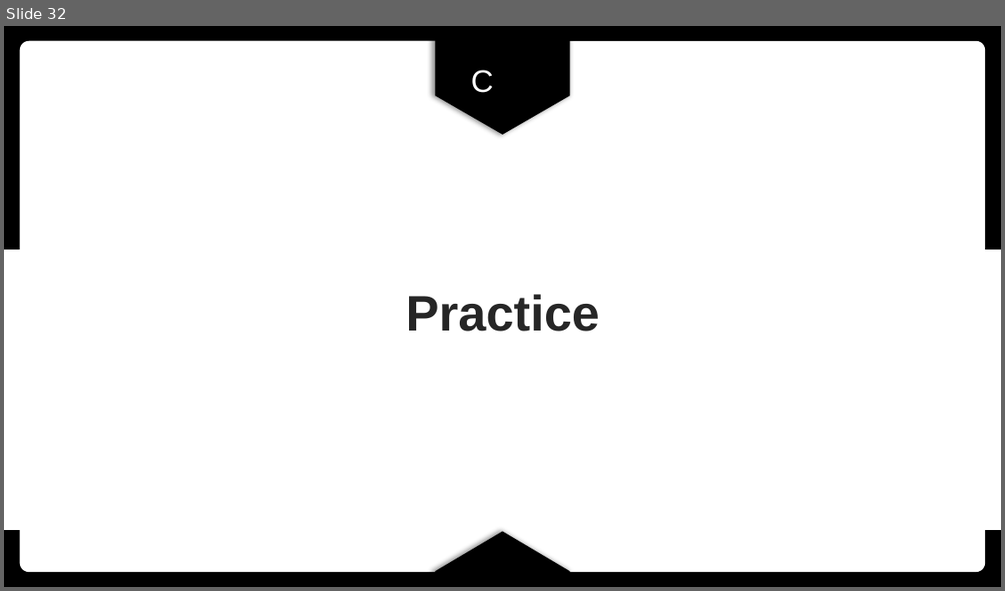
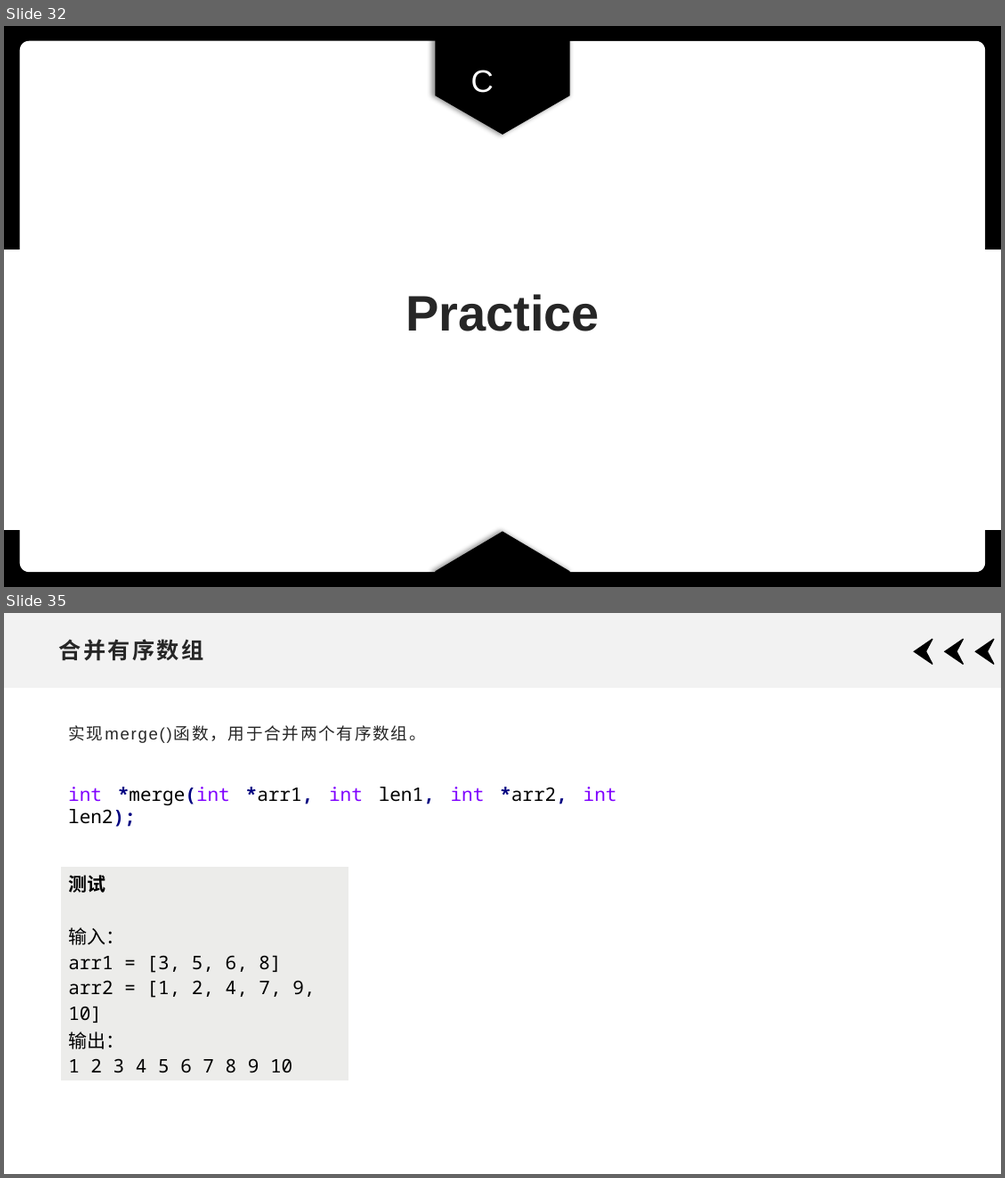
Before and after one commit to xdai02/C, a slide deck: slides/Chapter7.pptx. Shown one above the other, each under a label of ours: slide 32 before the commit, slides 32 and 35 after it; the slides between them are not shown. The pictures are 1005x591 and 1005x1178 pixels, drawn with LibreOffice and Linux fonts; fonts in the diff are those of the drawing. Boxes give left, top, right and bottom in pixels: in the first picture for what was removed or moved away, otherwise in the second. Text is boxed around its words. In the diff, an @@ line names an element or a change of style, - is before the commit and + after.

```diff
--- a/slides/Chapter7.pptx
+++ b/slides/Chapter7.pptx
@@ slide 35 added at [4, 613, 1001, 1174], background #FFFFFF @@
@@ rectangle added at [4, 613, 1001, 688], fill #F2F2F2 @@
@@ title added at [59, 639, 204, 661], 21.6 pt, text #262626, bold @@
+合并有序数组
@@ freeform shape added at [914, 639, 933, 665], fill #000000, outline #000000 1 pt @@
@@ freeform shape added at [945, 639, 963, 665], fill #000000, outline #000000 1 pt @@
@@ freeform shape added at [976, 639, 995, 665], fill #000000, outline #000000 1 pt @@
@@ text added at [69, 725, 426, 743], 16 pt, text #262626 @@
+实现merge()函数，用于合并两个有序数组。
@@ text added at [68, 787, 617, 805], 18 pt, text #000000 @@
+int *merge(int *arr1, int len1, int *arr2, int len2);
@@ table added at [61, 867, 349, 1077], 1 rows, 1 columns @@
+测试 / 输入： / arr1 = [3, 5, 6, 8] / arr2 = [1, 2, 4, 7, 9, 10] / 输出： / 1 2 3 4 5 6 7 8 9 10
```
Also in this commit, not shown: 3 other slides added, 1 slide removed, 18 other files.
